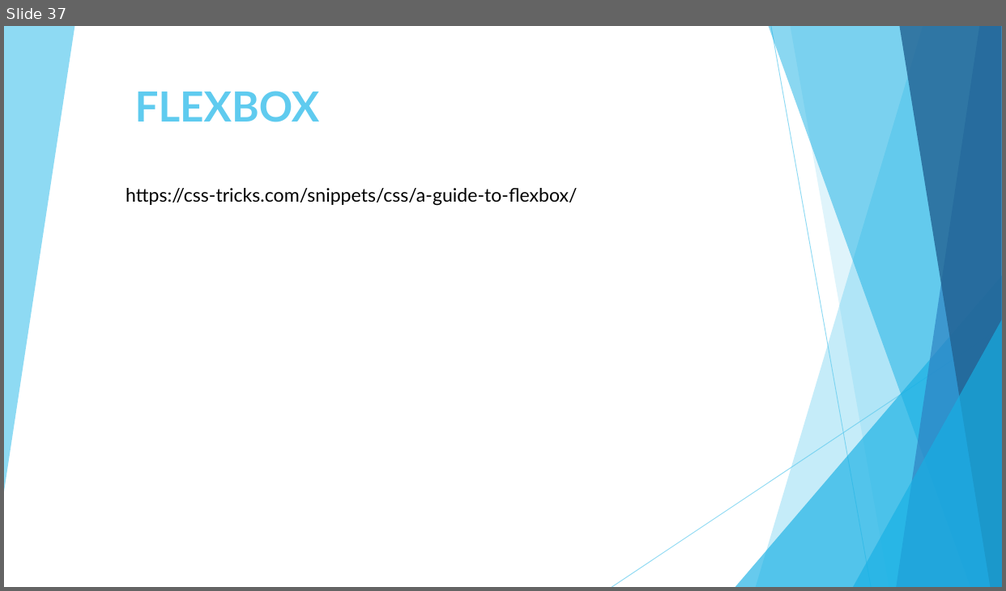
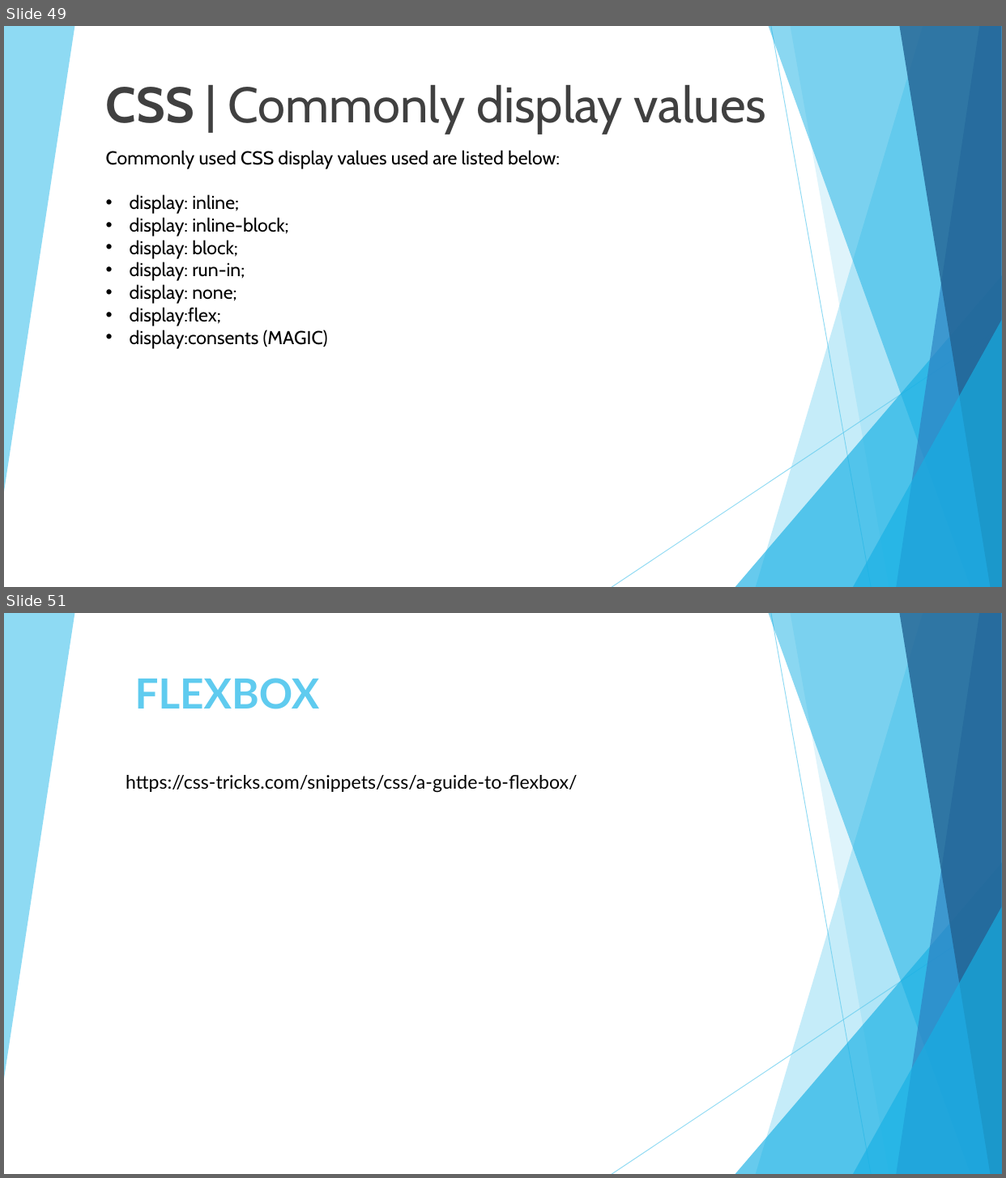
Before and after one commit to 01Primo/slides, a slide deck: 05_CSS.pptx. Shown one above the other, each under a label of ours: slide 37 before the commit, slides 49 and 51 after it; the slides between them are not shown. The pictures are 1006x591 and 1006x1178 pixels, drawn with LibreOffice and Linux fonts; fonts in the diff are those of the drawing. Boxes give left, top, right and bottom in pixels: in the first picture for what was removed or moved away, otherwise in the second. Text is boxed around its words. In the diff, an @@ line names an element or a change of style, - is before the commit and + after.

Commit message:
Add display slides

```diff
--- a/05_CSS.pptx
+++ b/05_CSS.pptx
@@ slide 49 added at [4, 26, 1002, 587], background #FFFFFF; not listed: 10 template elements that a slide beside it also shows @@
@@ title added at [106, 85, 766, 134], 48 pt, text #404040 @@
+CSS | Commonly display values
@@ text added at [106, 150, 560, 349], 18 pt, text #000000 @@
+Commonly used CSS display values used are listed below:
+• display: inline;
+• display: inline-block;
+• display: block;
+• display: run-in;
+• display: none;
+• display:flex;
+• display:consents (MAGIC)
@@ what was slide 37 is now slide 51 @@
```
Also in this commit, not shown: 2 slides changed, 14 other slides added, 1 slide removed.
